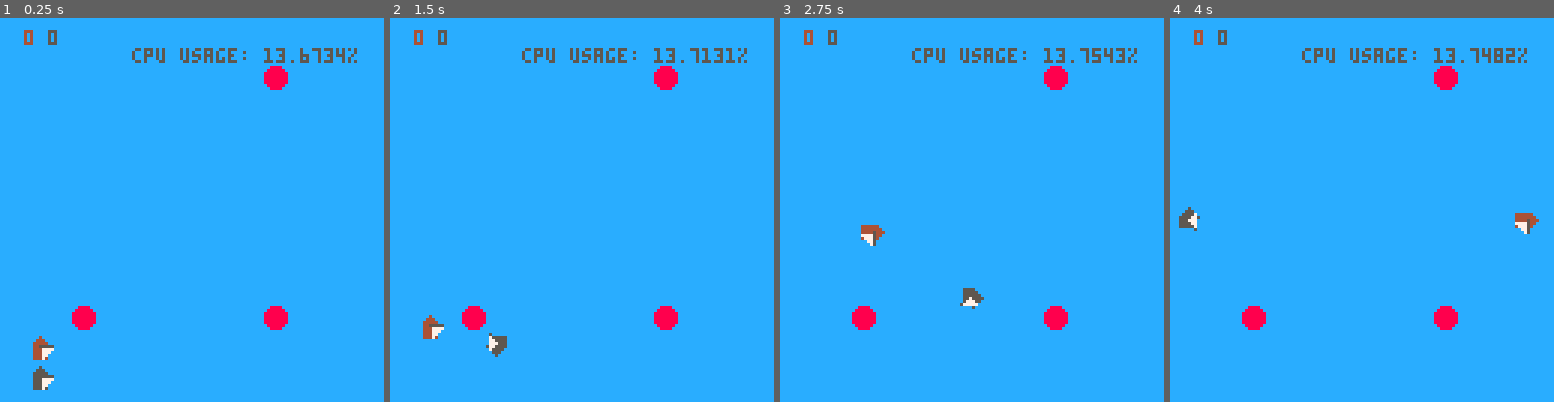
Above: before the commit, frames 1-4 (left to right).
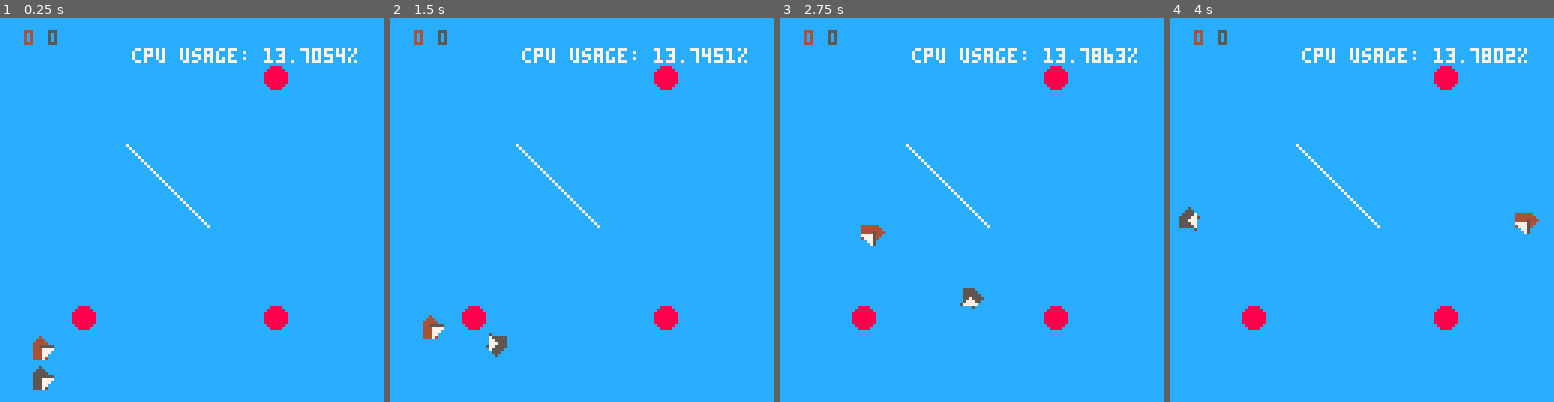
Above: after the commit, the same moments.

Repository: frojo/pico8
Game: PICO-8 cartridge carts/sail.p8
Two runs of this game, one before a commit and one after it. Both use one fixed random seed, a clock stepped at 60 frames per second and the inputs below.
Inputs:
- Up to frame 1 (0.25 s): no input
- Up to frame 2 (1.5 s): tap X (X key) at 0.33, 1.07 s; tap O (Z key) at 0.7 s
- Up to frame 3 (2.75 s): hold Right 1.6-2.1 s; tap O (Z key) at 1.7, 2.1, 2.5 s; tap X (X key) at 1.85 s; hold Right from 2.47 s (still down)
- Up to frame 4 (4 s): tap O (Z key) at 2.9, 3.3, 3.7 s; tap X (X key) at 2.97 s; release Right at 3.03 s; hold Left 3.08-3.58 s

The runs differ from the first frame. In frame 1, 1.1% of the frame differs, in the area x 32-93%, y 7-55%; in frame 2, 1.1%; in frame 3, 1.1%; in frame 4, 1.1%.

Commit message:
wind lines started to be implemented

Diff:
--- a/carts/sail.p8
+++ b/carts/sail.p8
@@ -26,12 +26,17 @@
 	water_drag = .075
 	wind_force = water_drag * 1.5
 
+	-- wind lines
+	wind_lines = {}
+	init_wind_lines()
+
 end
 
 function _update()
 	for player in all(players) do
 		update_player(player)
 	end
+	update_wind_lines()
 end
 
 function _draw()
@@ -42,15 +47,19 @@
 		draw_player(player)
 		draw_points(player)
 	end
+
+	draw_wind_lines()
+
 	if (gameover) then
 		print("player "..tostr(winner.num).." wins!", 32, 64, winner.color)
 		print("(ctrl-r to restart)", 24, 72, winner.color)
 
 	end
 
+
+
 	print("       cpu usage: "..tostr(stat(1)*100).."%")
 
-	local player = players[1]
 end
 
 function init_player(num)
@@ -275,8 +284,28 @@
 		in_wall(cellx_max, celly_max)
 end
 
-
-
+function init_wind_lines()
+	local line1 = {}
+	line1.x1 = 42
+	line1.y1 = 42
+	line1.x2 = 69
+	line1.y2 = 69
+	add(wind_lines, line1)
+end
+
+function update_wind_lines()
+	--hardcode to southward wind
+
+
+end
+
+function draw_wind_lines()
+	for wind_line in all(wind_lines) do
+		line(wind_line.x1, wind_line.y1,
+			wind_line.x2, wind_line.y2, 7)
+	end
+
+end
 
 __gfx__
 00000000000400000500000000000000000400000047444000004000000570000000000000000000000000000000000000000000000000000000000000000000
